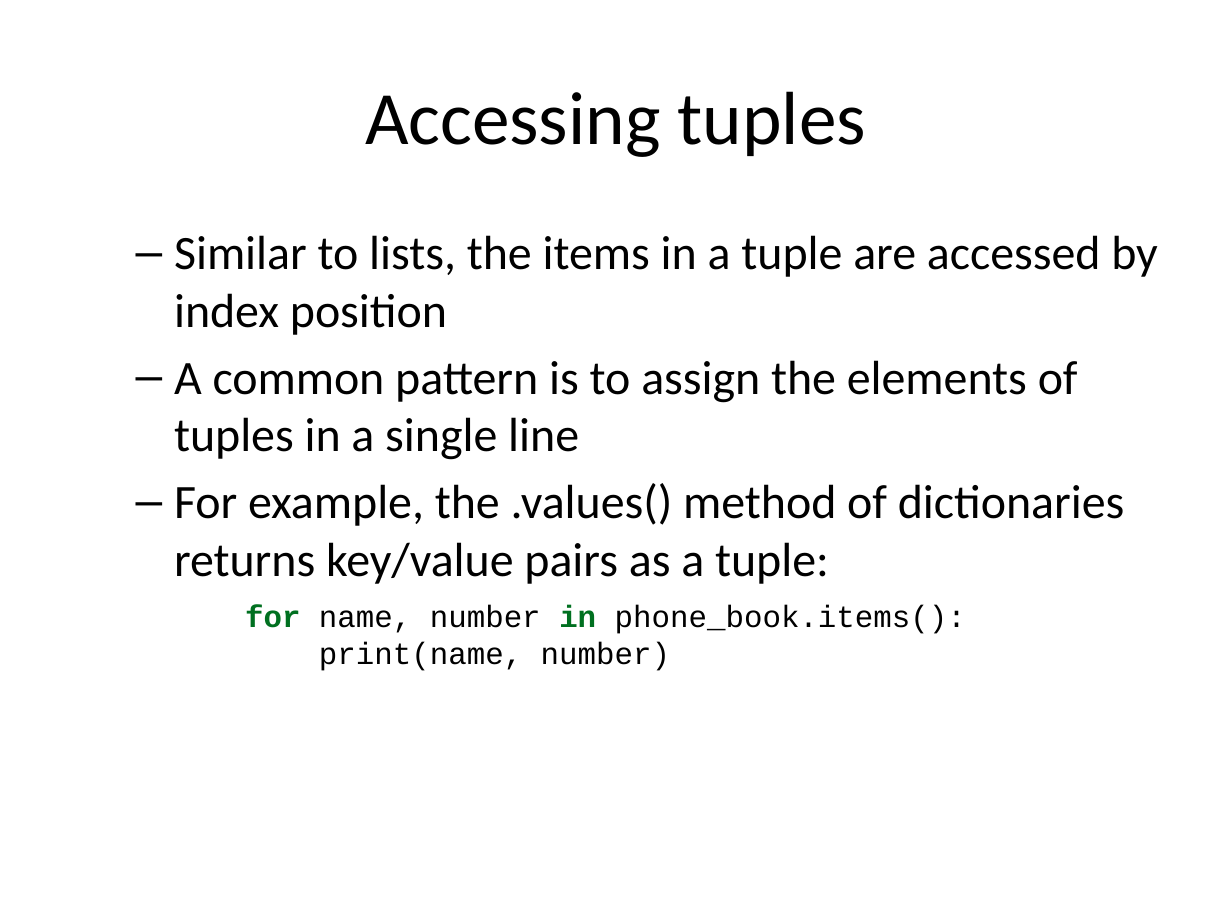
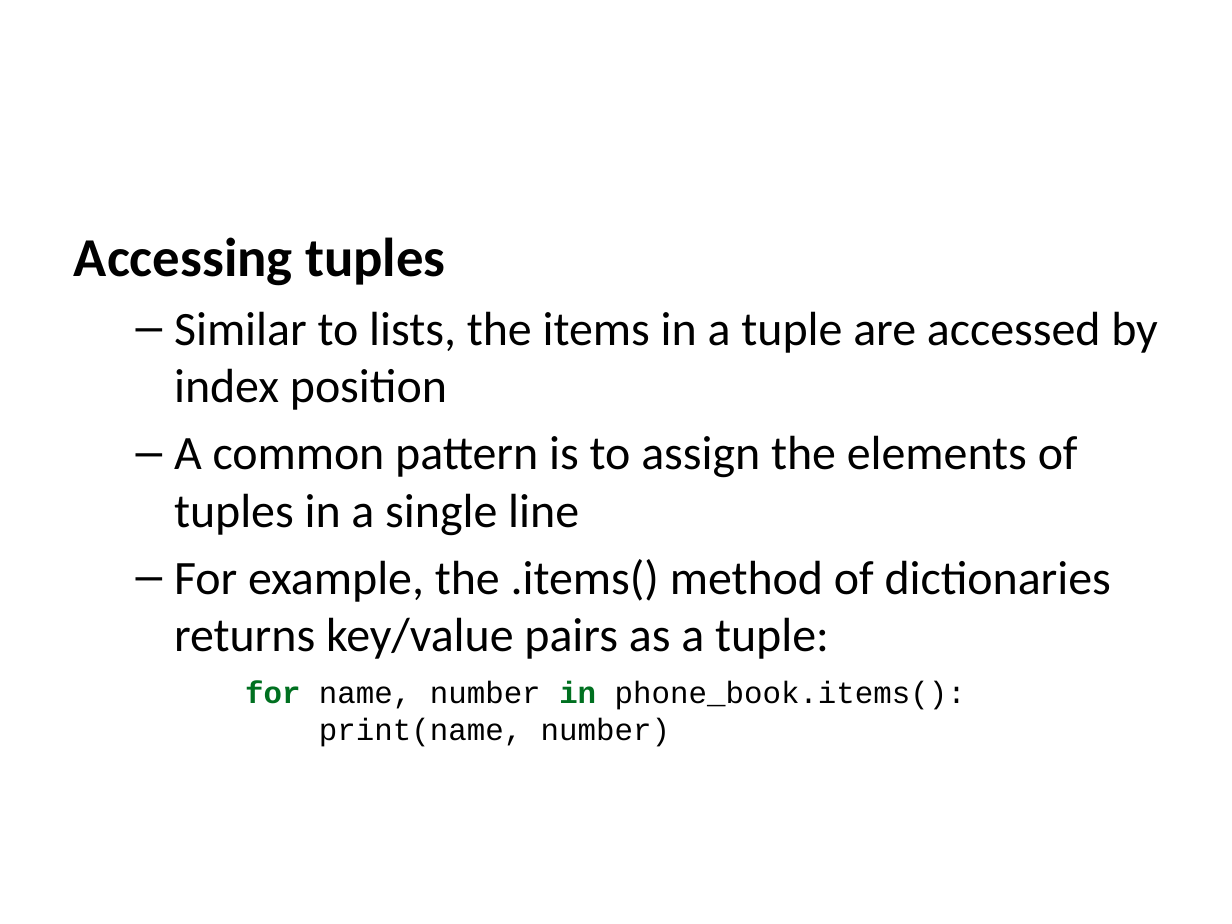
Before and after one commit to jwestgard/inst326, a slide deck: slide 34 of modules/module03/slides.pptx (slide 29 before the commit). Drawn at 1232x924 pixels with LibreOffice and Linux fonts; fonts in the diff are those of the drawing. Boxes give left, top, right and bottom in pixels: in the first picture for what was removed or moved away, otherwise in the second. Text is boxed around its words. In the diff, an @@ line names an element or a change of style, - is before the commit and + after.

```diff
--- a/modules/module03/slides.pptx
+++ b/modules/module03/slides.pptx
@@ title removed at (365, 91, 866, 157) @@
-Accessing tuples
@@ text at (74, 237, 445, 286): paragraph added @@
+Accessing tuples
@@ text at (174, 559, 1111, 659): text changed @@
-  – For example, the .values() method of dictionaries returns key/value pairs as a tuple:
+  – For example, the .items() method of dictionaries returns key/value pairs as a tuple:
```
Also in this commit, not shown: 25 other slides changed, 6 slides added, 1 slide removed, 25 other files.
